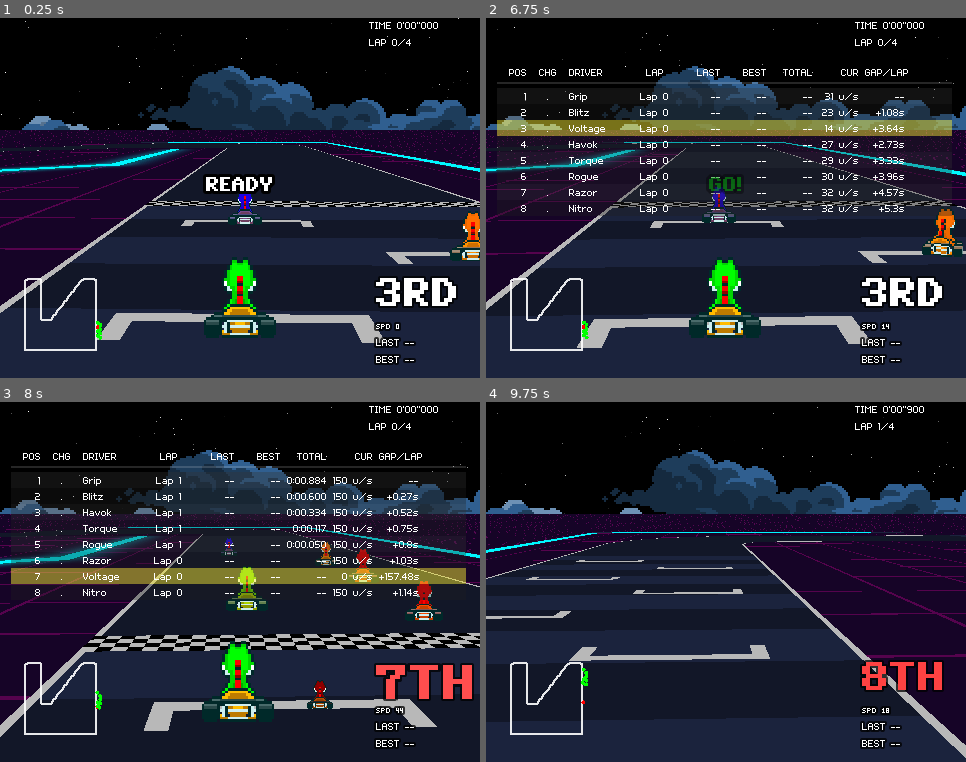
Above: before the commit, frames 1-4 (two rows, left to right).
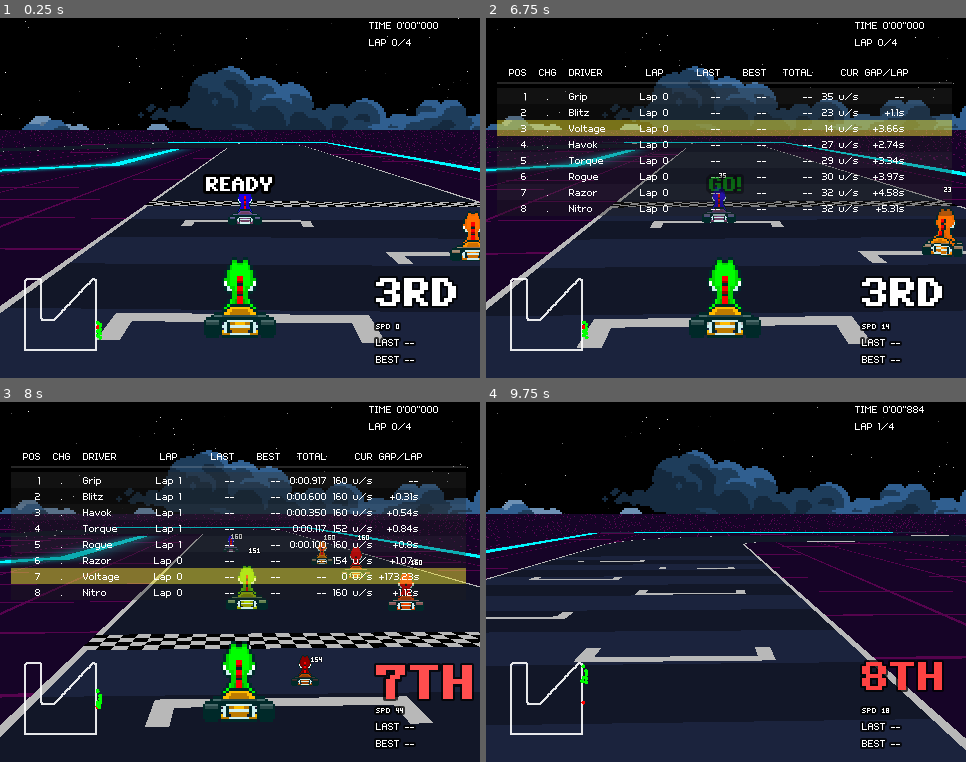
Above: after the commit, the same moments.

Repository: Tekknobot/Kart7
Game: Godot game, scene res://Scenes/main.tscn
Same seed, same stepped clock (60 frames per second), same inputs: the game is played once before the commit and once after it.
Inputs (mouse positions are in pixels of both pictures, inside the frame that each line leads up to):
- Up to frame 1 (0.25 s): no input
- Up to frame 2 (6.75 s): tap Enter (ui_accept) at 0.5, 5.75, 6.5 s; move the mouse to (831, 180) at 0.52 s; hold D (Right) 0.53-1.25 s; hold Shift (Drift) 0.53-1.25 s; click (831, 180) at 0.67 s; tap Space (Hop) at 0.77, 3.77 s; drag from (630, 216) to (702, 270) at 1.27 s; move the mouse to (774, 118) at 2.02 s; hold D (Right) 2.03-2.75 s; tap Tab at 2.1, 6.6 s; click (774, 118) at 2.17 s; drag from (702, 270) to (582, 144) at 2.77 s; move the mouse to (870, 252) at 3.52 s; hold A (Left) 3.53-4.25 s; tap E (Item) at 3.6 s; click (870, 252) at 3.67 s; drag from (582, 144) to (654, 108) at 4.27 s; move the mouse to (750, 198) at 5.02 s; hold S (Brake) 5.03-5.75 s; hold Shift (Drift) 5.03-5.75 s; click (750, 198) at 5.17 s; drag from (654, 108) to (630, 216) at 5.77 s; move the mouse to (831, 180) at 6.52 s; hold W (Forward) from 6.53 s (still down); click (831, 180) at 6.67 s
- Up to frame 3 (8 s): tap Space (Hop) at 6.77 s; release W (Forward) at 7.25 s; drag from (144, 600) to (216, 654) at 7.27 s
- Up to frame 4 (9.75 s): move the mouse to (774, 502) at 8.02 s; hold S (Brake) 8.03-8.75 s; tap E (Item) at 8.1 s; click (774, 502) at 8.17 s; drag from (702, 654) to (582, 528) at 8.77 s; move the mouse to (870, 636) at 9.52 s; hold W (Forward) from 9.53 s (still down); hold Shift (Drift) from 9.53 s (still down); click (870, 636) at 9.67 s

The runs differ from the first frame. In frame 1, 0.2% of the frame differs, in the area x 5-20%, y 72-85%; in frame 2, 0.3%; in frame 3, 5.8%, in the area x 0-100%, y 20-92%; in frame 4, 4.0%.

Commit message:
Add speed label.

Diff:
--- a/Scenes/main.tscn
+++ b/Scenes/main.tscn
@@ -1289,26 +1289,25 @@
 script = ExtResource("16_hibaj")
 player_ref = NodePath("../Voltage")
 lane_offset_px = 8.0
-target_speed = 150.0
-accel = 90.0
-max_turn_rate = 6.0
-lookahead_px = 16.0
-steer_gain = 4.0
-max_speed_override = 150.0
-catchup_gain_speed = 0.0
+target_speed = 160.0
+accel = 40.0
+max_turn_rate = 16.0
+lookahead_px = 8.0
+steer_gain = 16.0
+max_speed_override = 160.0
+catchup_gain_speed = 90.0
 min_ratio_vs_player = 1.0
 race_manager_ref = NodePath("../../../RaceManager")
 diff_speed_per_lap = 25.0
 diff_max_speed_per_lap = 25.0
-diff_catchup_gain_per_lap = 10.0
 diff_turn_per_lap = 4.0
-diff_max_speed_cap = 190.0
+diff_max_speed_cap = 160.0
 diff_max_min_ratio = 1.0
 avoid_lookahead_s = 0.85
-avoid_width_px = 16.0
+avoid_width_px = 8.0
 lane_lerp_hz = 8.0
-pass_bias_outer_on_turn = 2.0
-block_slow_mult = 0.019
+pass_bias_outer_on_turn = 0.0
+block_slow_mult = 0.19
 draft_dist_px = 128.0
 draft_lateral_px = 32.0
 draft_speed_bonus = 25.0
@@ -1316,17 +1315,20 @@
 humanize_freq_hz = 0.25
 humanize_noise_hz = 0.15
 humanize_nearby_fade_px = 16.0
-lookahead_px_base = 16.0
-lookahead_px_min = 16.0
+lookahead_px_base = 8.0
+lookahead_px_min = 8.0
 lookahead_px_max = 32.0
-lookahead_curv_boost = 64.0
+lookahead_curv_boost = 32.0
 desired_yaw_half_life_s = 0.18
 merge_time_s = 1.2
 randomize_on_ready = true
-lane_chase_speed_px = 150.0
+speed_tag_font = ExtResource("23_u50mg")
+speed_tag_offset_px = -2.0
+lane_chase_speed_px = 160.0
 lane_chase_damp = 2.0
-_movementAccel = 90.0
-_movementDeaccel = 90.0
+_maxMovementSpeed = 160.0
+_movementAccel = 40.0
+_movementDeaccel = 40.0
 _collisionHandler = NodePath("../../../Map/Collision Handler")
 path_ref = NodePath("../../../SubViewport/PathOverlay2D")
 pseudo3d_ref = NodePath("../../../Map")
@@ -1334,7 +1336,7 @@
 ai_auto_launch = false
 ai_launch_delay_s = 0.0
 ai_launch_time_s = 0.0
-ai_target_speed = 150.0
+ai_target_speed = 160.0
 ai_auto_throttle = true
 ai_throttle_delay_s = 1.0
 ai_accel_per_sec = 0.0
@@ -1379,26 +1381,25 @@
 script = ExtResource("16_hibaj")
 player_ref = NodePath("../Voltage")
 lane_offset_px = 8.0
-target_speed = 150.0
-accel = 90.0
-max_turn_rate = 6.0
-lookahead_px = 16.0
-steer_gain = 4.0
-max_speed_override = 150.0
-catchup_gain_speed = 0.0
+target_speed = 160.0
+accel = 40.0
+max_turn_rate = 16.0
+lookahead_px = 8.0
+steer_gain = 16.0
+max_speed_override = 160.0
+catchup_gain_speed = 90.0
 min_ratio_vs_player = 1.0
 race_manager_ref = NodePath("../../../RaceManager")
 diff_speed_per_lap = 25.0
 diff_max_speed_per_lap = 25.0
-diff_catchup_gain_per_lap = 10.0
 diff_turn_per_lap = 4.0
-diff_max_speed_cap = 195.0
+diff_max_speed_cap = 160.0
 diff_max_min_ratio = 1.0
 avoid_lookahead_s = 0.85
-avoid_width_px = 16.0
+avoid_width_px = 8.0
 lane_lerp_hz = 8.0
-pass_bias_outer_on_turn = 2.0
-block_slow_mult = 0.019
+pass_bias_outer_on_turn = 0.0
+block_slow_mult = 0.19
 draft_dist_px = 128.0
 draft_lateral_px = 32.0
 draft_speed_bonus = 25.0
@@ -1406,18 +1407,21 @@
 humanize_freq_hz = 0.25
 humanize_noise_hz = 0.15
 humanize_nearby_fade_px = 16.0
-lookahead_px_base = 16.0
-lookahead_px_min = 16.0
-lookahead_px_max = 32.0
-lookahead_curv_boost = 64.0
+lookahead_px_base = 8.0
+lookahead_px_min = 8.0
+lookahead_px_max = 8.0
+lookahead_curv_boost = 32.0
 desired_yaw_half_life_s = 0.18
 merge_time_s = 1.2
 randomize_on_ready = true
 random_seed = 1
-lane_chase_speed_px = 150.0
+speed_tag_font = ExtResource("23_u50mg")
+speed_tag_offset_px = -2.0
+lane_chase_speed_px = 160.0
 lane_chase_damp = 2.0
-_movementAccel = 90.0
-_movementDeaccel = 90.0
+_maxMovementSpeed = 160.0
+_movementAccel = 40.0
+_movementDeaccel = 40.0
 _collisionHandler = NodePath("../../../Map/Collision Handler")
 path_ref = NodePath("../../../SubViewport/PathOverlay2D")
 pseudo3d_ref = NodePath("../../../Map")
@@ -1425,7 +1429,7 @@
 ai_auto_launch = false
 ai_launch_delay_s = 0.0
 ai_launch_time_s = 0.0
-ai_target_speed = 150.0
+ai_target_speed = 160.0
 ai_auto_throttle = true
 ai_throttle_delay_s = 1.0
 ai_accel_per_sec = 0.0
@@ -1471,26 +1475,25 @@
 script = ExtResource("16_hibaj")
 player_ref = NodePath("../Voltage")
 lane_offset_px = -8.0
-target_speed = 150.0
-accel = 90.0
-max_turn_rate = 6.0
-lookahead_px = 16.0
-steer_gain = 4.0
-max_speed_override = 150.0
-catchup_gain_speed = 0.0
+target_speed = 160.0
+accel = 40.0
+max_turn_rate = 16.0
+lookahead_px = 8.0
+steer_gain = 16.0
+max_speed_override = 160.0
+catchup_gain_speed = 90.0
 min_ratio_vs_player = 1.0
 race_manager_ref = NodePath("../../../RaceManager")
 diff_speed_per_lap = 25.0
 diff_max_speed_per_lap = 25.0
-diff_catchup_gain_per_lap = 10.0
 diff_turn_per_lap = 4.0
-diff_max_speed_cap = 200.0
+diff_max_speed_cap = 160.0
 diff_max_min_ratio = 1.0
 avoid_lookahead_s = 0.85
-avoid_width_px = 16.0
+avoid_width_px = 8.0
 lane_lerp_hz = 8.0
-pass_bias_outer_on_turn = 2.0
-block_slow_mult = 0.019
+pass_bias_outer_on_turn = 0.0
+block_slow_mult = 0.19
 draft_dist_px = 128.0
 draft_lateral_px = 32.0
 draft_speed_bonus = 25.0
@@ -1498,18 +1501,21 @@
 humanize_freq_hz = 0.25
 humanize_noise_hz = 0.15
 humanize_nearby_fade_px = 16.0
-lookahead_px_base = 16.0
-lookahead_px_min = 16.0
-lookahead_px_max = 32.0
-lookahead_curv_boost = 64.0
+lookahead_px_base = 8.0
+lookahead_px_min = 8.0
+lookahead_px_max = 64.0
+lookahead_curv_boost = 32.0
 desired_yaw_half_life_s = 0.18
 merge_time_s = 1.2
 randomize_on_ready = true
 random_seed = 2
-lane_chase_speed_px = 150.0
+speed_tag_font = ExtResource("23_u50mg")
+speed_tag_offset_px = -2.0
+lane_chase_speed_px = 160.0
 lane_chase_damp = 2.0
-_movementAccel = 90.0
-_movementDeaccel = 90.0
+_maxMovementSpeed = 160.0
+_movementAccel = 40.0
+_movementDeaccel = 40.0
 _collisionHandler = NodePath("../../../Map/Collision Handler")
 path_ref = NodePath("../../../SubViewport/PathOverlay2D")
 pseudo3d_ref = NodePath("../../../Map")
@@ -1517,7 +1523,7 @@
 ai_auto_launch = false
 ai_launch_delay_s = 0.0
 ai_launch_time_s = 0.0
-ai_target_speed = 150.0
+ai_target_speed = 160.0
 ai_auto_throttle = true
 ai_throttle_delay_s = 1.0
 ai_accel_per_sec = 0.0
@@ -1563,26 +1569,25 @@
 script = ExtResource("16_hibaj")
 player_ref = NodePath("../Voltage")
 lane_offset_px = -8.0
-target_speed = 150.0
-accel = 90.0
-max_turn_rate = 6.0
-lookahead_px = 16.0
-steer_gain = 4.0
-max_speed_override = 150.0
-catchup_gain_speed = 0.0
+target_speed = 160.0
+accel = 40.0
+max_turn_rate = 16.0
+lookahead_px = 8.0
+steer_gain = 16.0
+max_speed_override = 160.0
+catchup_gain_speed = 90.0
 min_ratio_vs_player = 1.0
 race_manager_ref = NodePath("../../../RaceManager")
 diff_speed_per_lap = 25.0
 diff_max_speed_per_lap = 25.0
-diff_catchup_gain_per_lap = 10.0
 diff_turn_per_lap = 4.0
-diff_max_speed_cap = 190.0
+diff_max_speed_cap = 160.0
 diff_max_min_ratio = 1.0
 avoid_lookahead_s = 0.85
-avoid_width_px = 16.0
+avoid_width_px = 8.0
 lane_lerp_hz = 8.0
-pass_bias_outer_on_turn = 2.0
-block_slow_mult = 0.019
+pass_bias_outer_on_turn = 0.0
+block_slow_mult = 0.19
 draft_dist_px = 128.0
 draft_lateral_px = 32.0
 draft_speed_bonus = 25.0
@@ -1590,18 +1595,21 @@
 humanize_freq_hz = 0.25
 humanize_noise_hz = 0.15
 humanize_nearby_fade_px = 16.0
-lookahead_px_base = 16.0
-lookahead_px_min = 16.0
-lookahead_px_max = 32.0
-lookahead_curv_boost = 64.0
+lookahead_px_base = 8.0
+lookahead_px_min = 8.0
+lookahead_px_max = 8.0
+lookahead_curv_boost = 32.0
 desired_yaw_half_life_s = 0.18
 merge_time_s = 1.2
 randomize_on_ready = true
 random_seed = 3
-lane_chase_speed_px = 150.0
+speed_tag_font = ExtResource("23_u50mg")
+speed_tag_offset_px = -2.0
+lane_chase_speed_px = 160.0
 lane_chase_damp = 2.0
-_movementAccel = 90.0
-_movementDeaccel = 90.0
+_maxMovementSpeed = 160.0
+_movementAccel = 40.0
+_movementDeaccel = 40.0
 _collisionHandler = NodePath("../../../Map/Collision Handler")
 path_ref = NodePath("../../../SubViewport/PathOverlay2D")
 pseudo3d_ref = NodePath("../../../Map")
@@ -1609,7 +1617,7 @@
 ai_auto_launch = false
 ai_launch_delay_s = 0.0
 ai_launch_time_s = 0.0
-ai_target_speed = 150.0
+ai_target_speed = 160.0
 ai_auto_throttle = true
 ai_throttle_delay_s = 1.0
 ai_accel_per_sec = 0.0
@@ -1655,26 +1663,25 @@
 script = ExtResource("16_hibaj")
 player_ref = NodePath("../Voltage")
 lane_offset_px = 12.0
-target_speed = 150.0
-accel = 90.0
-max_turn_rate = 6.0
-lookahead_px = 16.0
-steer_gain = 4.0
-max_speed_override = 150.0
-catchup_gain_speed = 0.0
+target_speed = 160.0
+accel = 40.0
+max_turn_rate = 16.0
+lookahead_px = 8.0
+steer_gain = 16.0
+max_speed_override = 160.0
+catchup_gain_speed = 90.0
 min_ratio_vs_player = 1.0
 race_manager_ref = NodePath("../../../RaceManager")
 diff_speed_per_lap = 25.0
 diff_max_speed_per_lap = 25.0
-diff_catchup_gain_per_lap = 10.0
 diff_turn_per_lap = 4.0
-diff_max_speed_cap = 190.0
+diff_max_speed_cap = 160.0
 diff_max_min_ratio = 1.0
 avoid_lookahead_s = 0.85
-avoid_width_px = 16.0
+avoid_width_px = 8.0
 lane_lerp_hz = 8.0
-pass_bias_outer_on_turn = 2.0
-block_slow_mult = 0.019
+pass_bias_outer_on_turn = 0.0
+block_slow_mult = 0.19
 draft_dist_px = 128.0
 draft_lateral_px = 32.0
 draft_speed_bonus = 25.0
@@ -1682,18 +1689,21 @@
 humanize_freq_hz = 0.25
 humanize_noise_hz = 0.15
 humanize_nearby_fade_px = 16.0
-lookahead_px_base = 16.0
-lookahead_px_min = 16.0
-lookahead_px_max = 32.0
-lookahead_curv_boost = 64.0
+lookahead_px_base = 8.0
+lookahead_px_min = 8.0
+lookahead_px_max = 64.0
+lookahead_curv_boost = 32.0
 desired_yaw_half_life_s = 0.18
 merge_time_s = 1.2
 randomize_on_ready = true
 random_seed = 4
-lane_chase_speed_px = 150.0
+speed_tag_font = ExtResource("23_u50mg")
+speed_tag_offset_px = -2.0
+lane_chase_speed_px = 160.0
 lane_chase_damp = 2.0
-_movementAccel = 90.0
-_movementDeaccel = 90.0
+_maxMovementSpeed = 160.0
+_movementAccel = 40.0
+_movementDeaccel = 40.0
 _collisionHandler = NodePath("../../../Map/Collision Handler")
 path_ref = NodePath("../../../SubViewport/PathOverlay2D")
 pseudo3d_ref = NodePath("../../../Map")
@@ -1701,7 +1711,7 @@
 ai_auto_launch = false
 ai_launch_delay_s = 0.0
 ai_launch_time_s = 0.0
-ai_target_speed = 150.0
+ai_target_speed = 160.0
 ai_auto_throttle = true
 ai_throttle_delay_s = 1.0
 ai_accel_per_sec = 0.0
@@ -1747,26 +1757,25 @@
 script = ExtResource("16_hibaj")
 player_ref = NodePath("../Voltage")
 lane_offset_px = 12.0
-target_speed = 150.0
-accel = 90.0
-max_turn_rate = 6.0
-lookahead_px = 16.0
-steer_gain = 4.0
-max_speed_override = 150.0
-catchup_gain_speed = 0.0
+target_speed = 160.0
+accel = 40.0
+max_turn_rate = 16.0
+lookahead_px = 8.0
+steer_gain = 16.0
+max_speed_override = 160.0
+catchup_gain_speed = 90.0
 min_ratio_vs_player = 1.0
 race_manager_ref = NodePath("../../../RaceManager")
 diff_speed_per_lap = 25.0
 diff_max_speed_per_lap = 25.0
-diff_catchup_gain_per_lap = 10.0
 diff_turn_per_lap = 4.0
-diff_max_speed_cap = 195.0
+diff_max_speed_cap = 160.0
 diff_max_min_ratio = 1.0
 avoid_lookahead_s = 0.85
-avoid_width_px = 16.0
+avoid_width_px = 8.0
 lane_lerp_hz = 8.0
-pass_bias_outer_on_turn = 2.0
-block_slow_mult = 0.019
+pass_bias_outer_on_turn = 0.0
+block_slow_mult = 0.19
 draft_dist_px = 128.0
 draft_lateral_px = 32.0
 draft_speed_bonus = 25.0
@@ -1774,18 +1783,21 @@
 humanize_freq_hz = 0.25
 humanize_noise_hz = 0.15
 humanize_nearby_fade_px = 16.0
-lookahead_px_base = 16.0
-lookahead_px_min = 16.0
-lookahead_px_max = 32.0
-lookahead_curv_boost = 64.0
+lookahead_px_base = 8.0
+lookahead_px_min = 8.0
+lookahead_px_max = 8.0
+lookahead_curv_boost = 32.0
 desired_yaw_half_life_s = 0.18
 merge_time_s = 1.2
 randomize_on_ready = true
 random_seed = 5
-lane_chase_speed_px = 150.0
+speed_tag_font = ExtResource("23_u50mg")
+speed_tag_offset_px = -2.0
+lane_chase_speed_px = 160.0
 lane_chase_damp = 2.0
-_movementAccel = 90.0
-_movementDeaccel = 90.0
+_maxMovementSpeed = 160.0
+_movementAccel = 40.0
+_movementDeaccel = 40.0
 _collisionHandler = NodePath("../../../Map/Collision Handler")
 path_ref = NodePath("../../../SubViewport/PathOverlay2D")
 pseudo3d_ref = NodePath("../../../Map")
@@ -1793,7 +1805,7 @@
 ai_auto_launch = false
 ai_launch_delay_s = 0.0
 ai_launch_time_s = 0.0
-ai_target_speed = 150.0
+ai_target_speed = 160.0
 ai_auto_throttle = true
 ai_throttle_delay_s = 1.0
 ai_accel_per_sec = 0.0
@@ -1839,26 +1851,25 @@
 script = ExtResource("16_hibaj")
 player_ref = NodePath("../Voltage")
 lane_offset_px = -12.0
-target_speed = 150.0
-accel = 90.0
-max_turn_rate = 6.0
-lookahead_px = 16.0
-steer_gain = 4.0
-max_speed_override = 150.0
-catchup_gain_speed = 0.0
+target_speed = 160.0
+accel = 40.0
+max_turn_rate = 16.0
+lookahead_px = 8.0
+steer_gain = 16.0
+max_speed_override = 160.0
+catchup_gain_speed = 90.0
 min_ratio_vs_player = 1.0
 race_manager_ref = NodePath("../../../RaceManager")
 diff_speed_per_lap = 25.0
 diff_max_speed_per_lap = 25.0
-diff_catchup_gain_per_lap = 10.0
 diff_turn_per_lap = 4.0
-diff_max_speed_cap = 200.0
+diff_max_speed_cap = 160.0
 diff_max_min_ratio = 1.0
 avoid_lookahead_s = 0.85
-avoid_width_px = 16.0
+avoid_width_px = 8.0
 lane_lerp_hz = 8.0
-pass_bias_outer_on_turn = 2.0
-block_slow_mult = 0.019
+pass_bias_outer_on_turn = 0.0
+block_slow_mult = 0.19
 draft_dist_px = 128.0
 draft_lateral_px = 32.0
 draft_speed_bonus = 25.0
@@ -1866,18 +1877,21 @@
 humanize_freq_hz = 0.25
 humanize_noise_hz = 0.15
 humanize_nearby_fade_px = 16.0
-lookahead_px_base = 16.0
-lookahead_px_min = 16.0
+lookahead_px_base = 8.0
+lookahead_px_min = 8.0
 lookahead_px_max = 32.0
-lookahead_curv_boost = 64.0
+lookahead_curv_boost = 32.0
 desired_yaw_half_life_s = 0.18
 merge_time_s = 1.2
 randomize_on_ready = true
 random_seed = 6
-lane_chase_speed_px = 150.0
+speed_tag_font = ExtResource("23_u50mg")
+speed_tag_offset_px = -2.0
+lane_chase_speed_px = 160.0
 lane_chase_damp = 2.0
-_movementAccel = 90.0
-_movementDeaccel = 90.0
+_maxMovementSpeed = 160.0
+_movementAccel = 40.0
+_movementDeaccel = 40.0
 _collisionHandler = NodePath("../../../Map/Collision Handler")
 path_ref = NodePath("../../../SubViewport/PathOverlay2D")
 pseudo3d_ref = NodePath("../../../Map")
@@ -1885,7 +1899,7 @@
 ai_auto_launch = false
 ai_launch_delay_s = 0.0
 ai_launch_time_s = 0.0
-ai_target_speed = 150.0
+ai_target_speed = 160.0
 ai_auto_throttle = true
 ai_throttle_delay_s = 1.0
 ai_accel_per_sec = 0.0
@@ -2128,7 +2142,7 @@
 script = ExtResource("21_pdsj5")
 line_width = 1.0
 color = Color(1, 0, 0, 0)
-points = PackedVector2Array(906, 555, 906, 100, 740, 100, 388, 556, 288, 556, 288, 100, 108, 100, 108, 900, 909, 900)
+points = PackedVector2Array(906, 555, 906, 100, 856, 100, 425, 556, 288, 556, 288, 100, 108, 100, 108, 900, 909, 900)
 show_debug_markers = false
 follow_speed_px_sec = 160.0
 
--- a/Scripts/World Elements/Racers/Opponent.gd
+++ b/Scripts/World Elements/Racers/Opponent.gd
@@ -148,8 +148,19 @@
 @export var randomize_on_ready: bool = false   # set true if you want self-randomization without the manager
 @export var random_seed: int = 0               # 0 = time+id; otherwise reproducible
 @export var assume_player_target_speed: float = 150.0  # used only if manager doesn't pass a value
-
 @export var bump_debug: bool = true   # flip OFF to silence
+
+@export_group("Speed Tag")
+@export var show_speed_tag: bool = true
+@export var speed_tag_font: FontFile        # assign a TTF/OTF in the inspector
+@export var speed_tag_font_size: int = 16
+@export var speed_tag_color: Color = Color(1,1,1,1)
+@export var speed_tag_outline_color: Color = Color(0,0,0,0.7)
+@export var speed_tag_offset_px: float = 6.0  # gap above the sprite
+@export var speed_tag_units: int = 0          # 0=px/s, 1=km/h, 2=mph
+@export var speed_tag_round: bool = true
+
+var _speed_tag: Label = null
 
 func _bname(n: Node) -> String:
 	return (n.name if n != null and "name" in n else str(n.get_instance_id()))
@@ -357,6 +368,12 @@
 		return
 	# === /LOCK ===
 
+	var f := Engine.get_process_frames()
+	if visual_update_stride <= 1 or (f % visual_update_stride) == 0:
+		_update_angle_sprite_fast()
+		_update_depth_sort_fast()
+		_update_speed_tag()   # <—— add this
+
 	_apply_dynamic_difficulty()
 
 	# === smoothed local frame (gives fwd + right) ===
@@ -462,7 +479,6 @@
 	if _isPushedBack:
 		ApplyCollisionBump()
 
-	var f := Engine.get_process_frames()
 	if visual_update_stride <= 1 or (f % visual_update_stride) == 0:
 		_update_angle_sprite_fast()
 		_update_depth_sort_fast()
@@ -1254,3 +1270,68 @@
 				% [_bname(self), _bname(n), (need - L) / _pos_scale_px(), L, need])
 
 	return Vector3(my_px.x, next_pos.y, my_px.y)
+
+func _ensure_speed_tag() -> void:
+	if not show_speed_tag:
+		if _speed_tag and is_instance_valid(_speed_tag):
+			_speed_tag.queue_free()
+			_speed_tag = null
+		return
+
+	if _speed_tag == null:
+		_speed_tag = Label.new()
+		_speed_tag.top_level = true                    # independent screen-space pos
+		_speed_tag.mouse_filter = Control.MOUSE_FILTER_IGNORE
+		_speed_tag.z_as_relative = false
+		_speed_tag.horizontal_alignment = HORIZONTAL_ALIGNMENT_CENTER
+		add_child(_speed_tag)
+
+		# theme overrides
+		if speed_tag_font:
+			_speed_tag.add_theme_font_override("font", speed_tag_font)
+		if speed_tag_font_size > 0:
+			_speed_tag.add_theme_font_size_override("font_size", speed_tag_font_size)
+		_speed_tag.add_theme_color_override("font_color", speed_tag_color)
+		_speed_tag.add_theme_color_override("font_outline_color", speed_tag_outline_color)
+		_speed_tag.add_theme_constant_override("outline_size", 2)
+
+func _update_speed_tag() -> void:
+	_ensure_speed_tag()
+	if _speed_tag == null:
+		return
+
+	var spr := ReturnSpriteGraphic()
+	if spr == null:
+		_speed_tag.visible = false
+		return
+
+	# speed text
+	var v := _movementSpeed
+	var mult := 1.0
+	var unit := ""
+	match speed_tag_units:
+		1:
+			mult = 3.6    # px/s → “km/h” (if your px == meters; tweak if not)
+			unit = ""     # keep it clean: just the number
+		2:
+			mult = 2.23693629   # px/s → mph (same note as above)
+			unit = ""
+	var val := v * mult
+	var txt: String
+	if speed_tag_round:
+		txt = str(int(round(val)))
+	else:
+		txt = String.num(val, 1)
+
+	_speed_tag.text = txt + unit
+
+	# position above sprite
+	var h := 34.0
+	if "region_rect" in spr and spr.region_rect.size.y > 0.0:
+		h = spr.region_rect.size.y
+	var sc := (spr as Node2D).scale.y
+	var pos := (spr as Node2D).global_position + Vector2(0, -h * sc - speed_tag_offset_px)
+
+	_speed_tag.global_position = pos
+	_speed_tag.z_index = spr.z_index + 1
+	_speed_tag.visible = spr.visible
--- a/Scripts/World Elements/Racers/Player.gd
+++ b/Scripts/World Elements/Racers/Player.gd
@@ -4,7 +4,7 @@
 # === Controls & Drift/Hop Settings ===
 const HOP_DURATION := 0.18
 const HOP_HEIGHT := 10.0
-const HOP_SPEED_BOOST := 1.001
+const HOP_SPEED_BOOST := 1.002
 
 const DRIFT_MIN_SPEED := 20.0
 const DRIFT_STEER_MULT := 1.65
